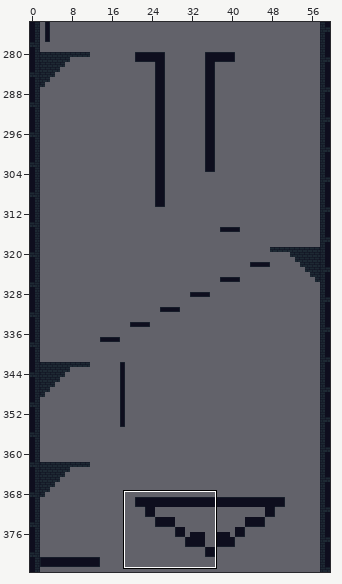
Tiled map, stored at assets/tiles/tilemap.tmx. The first picture is a wide view before the edit; the outline marks the close-up.
Close-up. Old version:
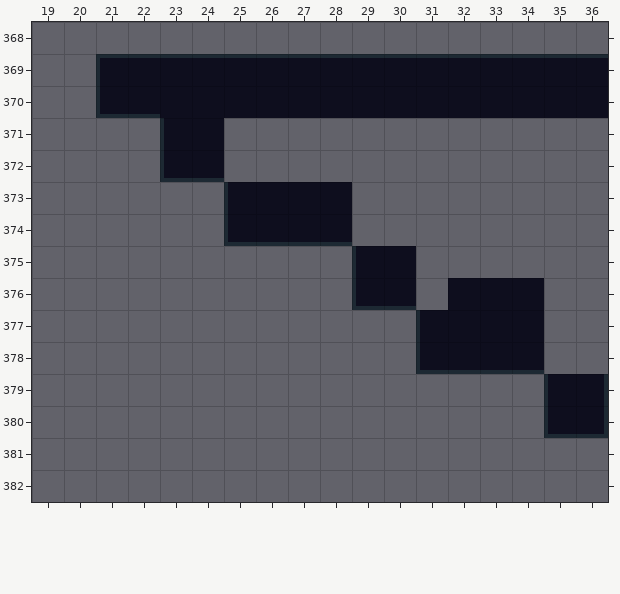
Cells are 8x8 px. Shown: x 19..36, y 368..382. The commit also changed other parts of the map, which this record leaves out.
The result:
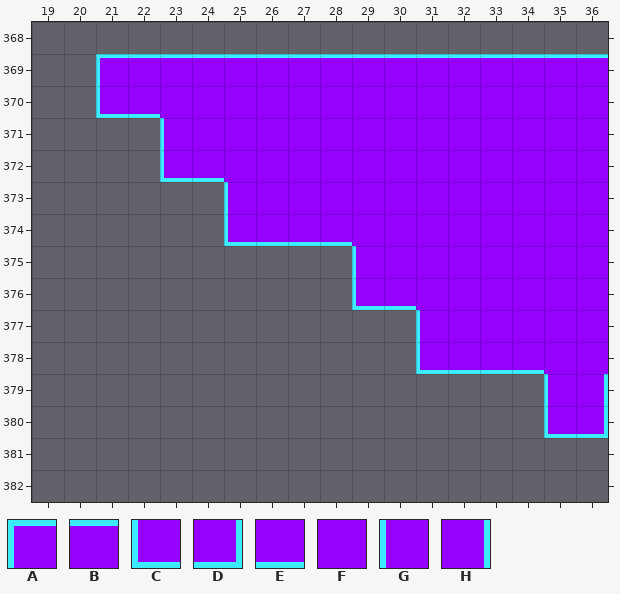
Key: from "tileset": A 282, B 287, C 346, D 347, E 351, F 359, G 606, H 609.
_ is an empty cell, . an unchanged one.
Tiles of an added or newly shown layer are drawn over the layers below it.
The exact change:
--- layer "Skyway" (now shown)
@@ x 21..36 @@
-369 ________________
-370 ________________
-371 ..______________
-372 ..______________
-373 ....____________
-374 ....____________
-375 ........________
-376 ........________
-377 ..........______
-378 ..........______
-379 ..............__
-380 ..............__
+369 ABBBBBBBBBBBBBBB
+370 CEFFFFFFFFFFFFFF
+371 ..GFFFFFFFFFFFFF
+372 ..CEFFFFFFFFFFFF
+373 ....GFFFFFFFFFFF
+374 ....CEEEFFFFFFFF
+375 ........GFFFFFFF
+376 ........CEFFFFFF
+377 ..........GFFFFF
+378 ..........CEEEFF
+379 ..............GH
+380 ..............CD
Changed places in both close-ups, as pixel boxes (x1, y1, x2, y2):
added: (96, 54, 608, 438)
